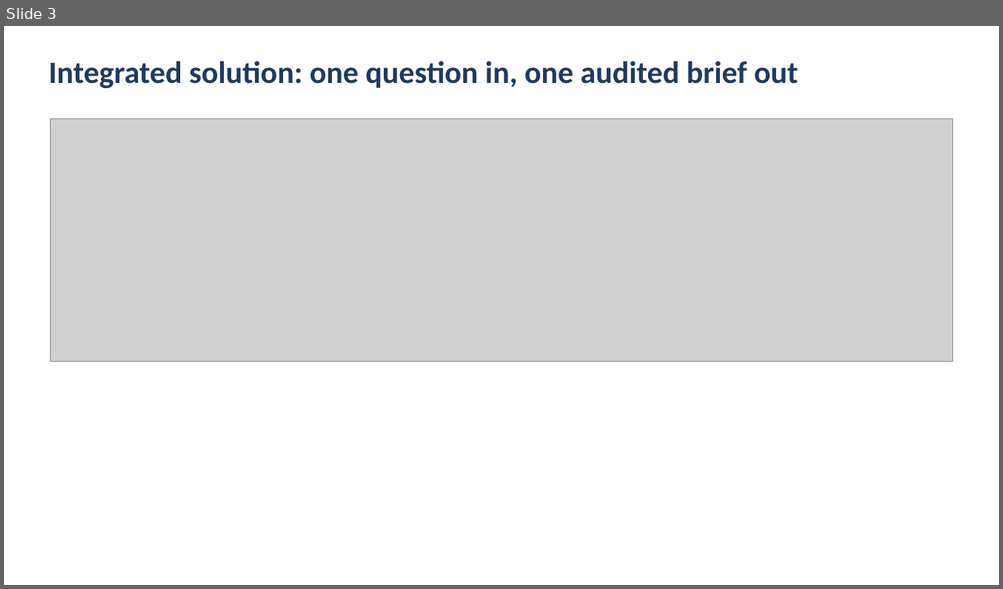
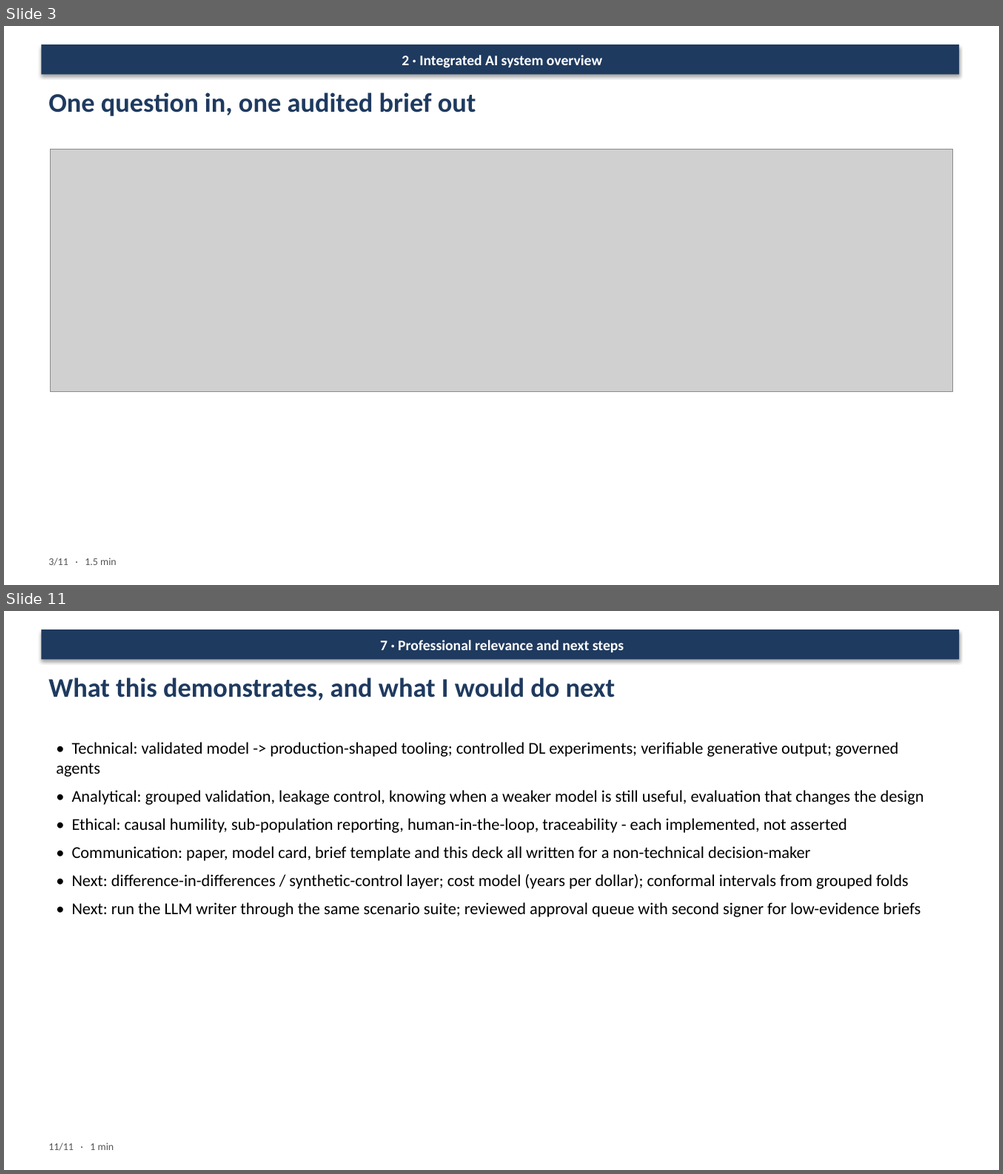
Before and after one commit to doellingcameron92/Industry-Integrated-AI-Synthesis, a slide deck: presentation/Mentor_Presentation.pptx. Shown one above the other, each under a label of ours: slide 3 before the commit, slides 3 and 11 after it; the slides between them are not shown. The pictures are 1003x589 and 1003x1174 pixels, drawn with LibreOffice and Linux fonts; fonts in the diff are those of the drawing; grey boxes stand for pictures. Boxes give left, top, right and bottom in pixels: in the first picture for what was removed or moved away, otherwise in the second. Text is boxed around its words. In the diff, an @@ line names an element or a change of style, - is before the commit and + after.

```diff
--- a/presentation/Mentor_Presentation.pptx
+++ b/presentation/Mentor_Presentation.pptx
@@ slide 11 added at bbox=[4, 611, 999, 1170], background #FFFFFF @@
@@ rectangle added at bbox=[41, 629, 959, 660], fill #1F3A5F, 14 pt, text #FFFFFF, bold @@
+7 · Professional relevance and next steps
@@ text added at bbox=[48, 678, 615, 701], 26 pt, text #1F3A5F, bold @@
+What this demonstrates, and what I would do next
@@ text added at bbox=[56, 742, 924, 917], 16 pt, text #000000 @@
+• Technical: validated model -> production-shaped tooling; controlled DL experiments; verifiable generative output; governed agents
+• Analytical: grouped validation, leakage control, knowing when a weaker model is still useful, evaluation that changes the design
+• Ethical: causal humility, sub-population reporting, human-in-the-loop, traceability - each implemented, not asserted
+• Communication: paper, model card, brief template and this deck all written for a non-technical decision-maker
+• Next: difference-in-differences / synthetic-control layer; cost model (years per dollar); conformal intervals from grouped folds
+• Next: run the LLM writer through the same scenario suite; reviewed approval queue with second signer for low-evidence briefs
@@ text added at bbox=[48, 1143, 114, 1151], 10 pt, text #555555 @@
+11/11 · 1 min
@@ slide 3 changed as well @@
@@ rectangle added at bbox=[41, 44, 959, 75], fill #1F3A5F, 14 pt, text #FFFFFF, bold @@
+2 · Integrated AI system overview
@@ text at bbox=[48, 93, 476, 116]: text changed; size 30 to 26 pt @@
-Integrated solution: one question in, one audited brief out
+One question in, one audited brief out
@@ picture: place and size @@
-picture at bbox=[51, 119, 953, 362]
+picture at bbox=[51, 149, 953, 392]
@@ text added at bbox=[48, 558, 116, 566], 10 pt, text #555555 @@
+3/11 · 1.5 min
```
Also in this commit, not shown: 3 other slides changed, 10 other slides added, 9 slides removed, 4 other files.
